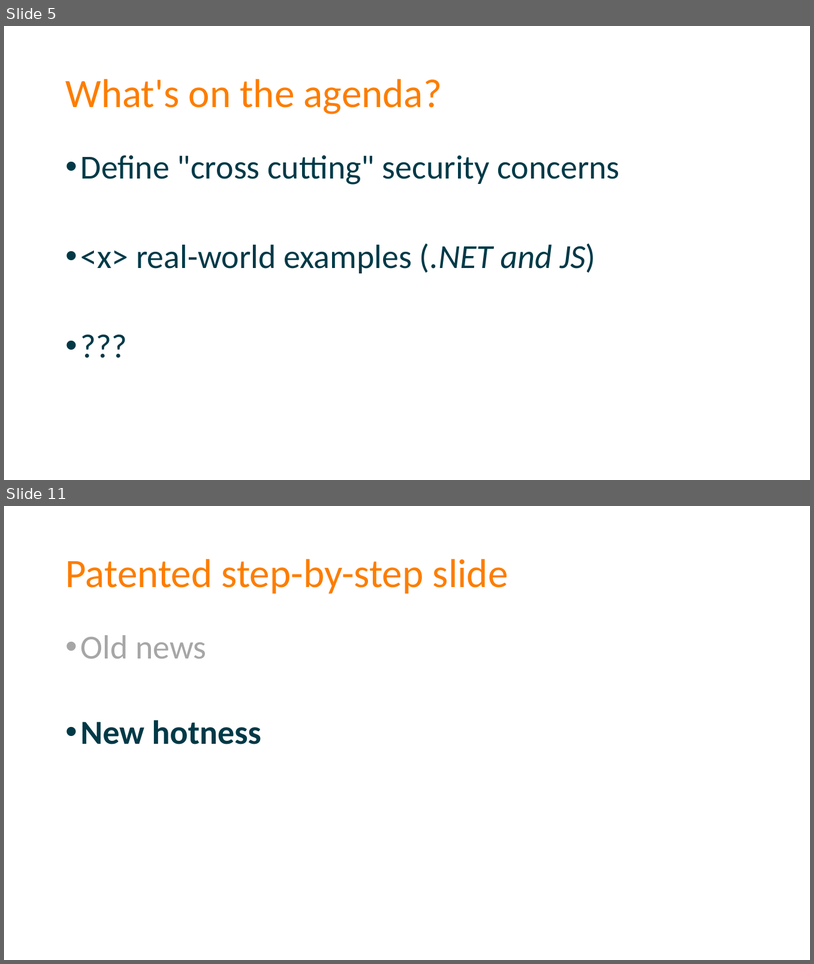
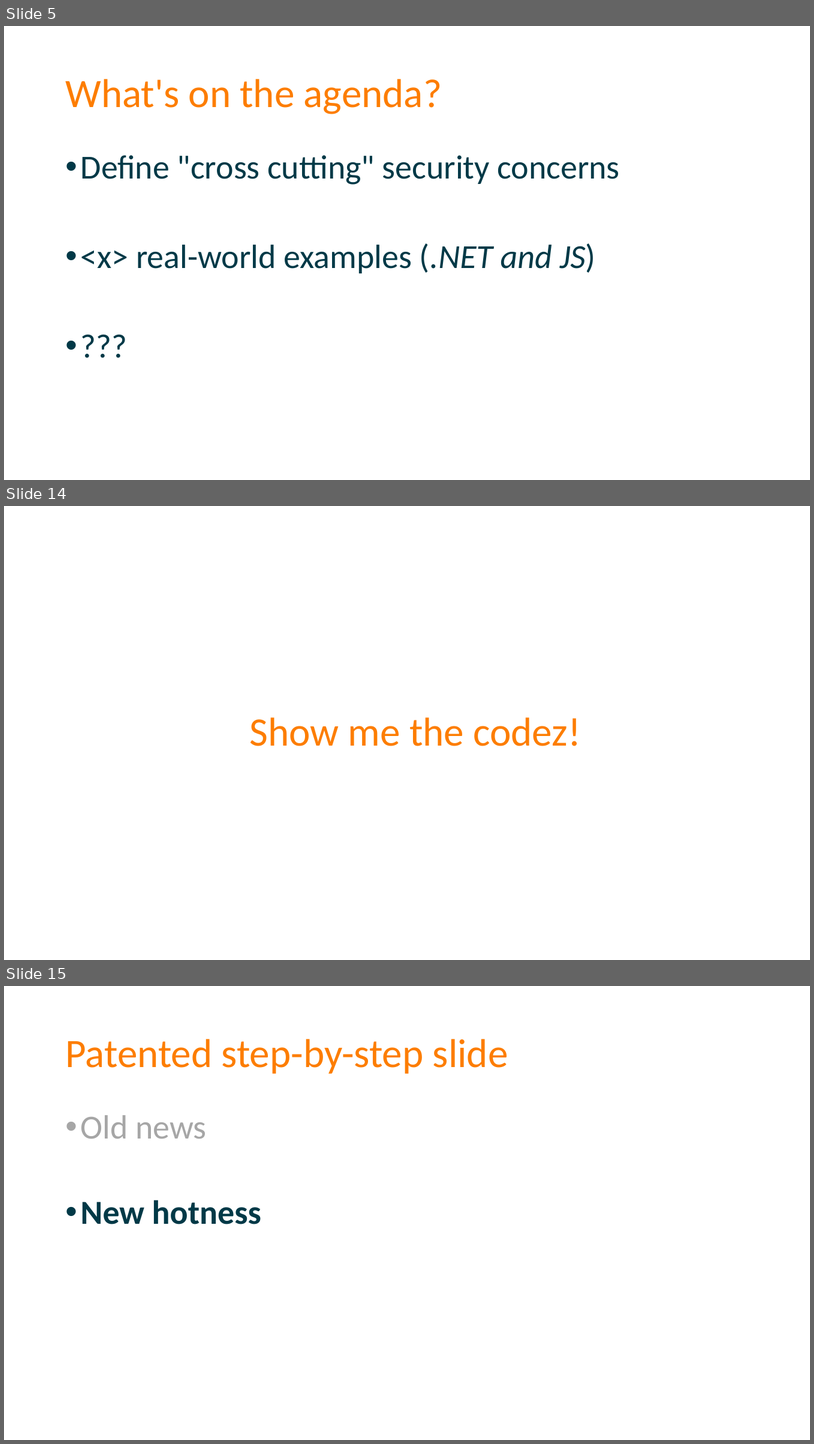
Before and after one commit to spetryjohnson/Talk---Dont-Write-Secure-Code-Design-Secure-Systems, a slide deck: Secure Systems - CodeMash 2017.pptx. Shown one above the other, each under a label of ours: slides 5 and 11 before the commit, slides 5, 14 and 15 after it; the slides between them are not shown. The pictures are 814x964 and 814x1444 pixels, drawn with LibreOffice and Linux fonts; fonts in the diff are those of the drawing. Boxes give left, top, right and bottom in pixels: in the first picture for what was removed or moved away, otherwise in the second. Text is boxed around its words. In the diff, an @@ line names an element or a change of style, - is before the commit and + after.

```diff
--- a/Secure Systems - CodeMash 2017.pptx
+++ b/Secure Systems - CodeMash 2017.pptx
@@ slide 14 added at (x1=4, y1=506, x2=810, y2=960), background #FFFFFF @@
@@ title added at (x1=249, y1=717, x2=581, y2=746), 48 pt, text #FD7D00 @@
+Show me the codez!
@@ what was slide 11 is now slide 15 @@
```
Also in this commit, not shown: 5 slides changed, 3 other slides added, 2 other files.
